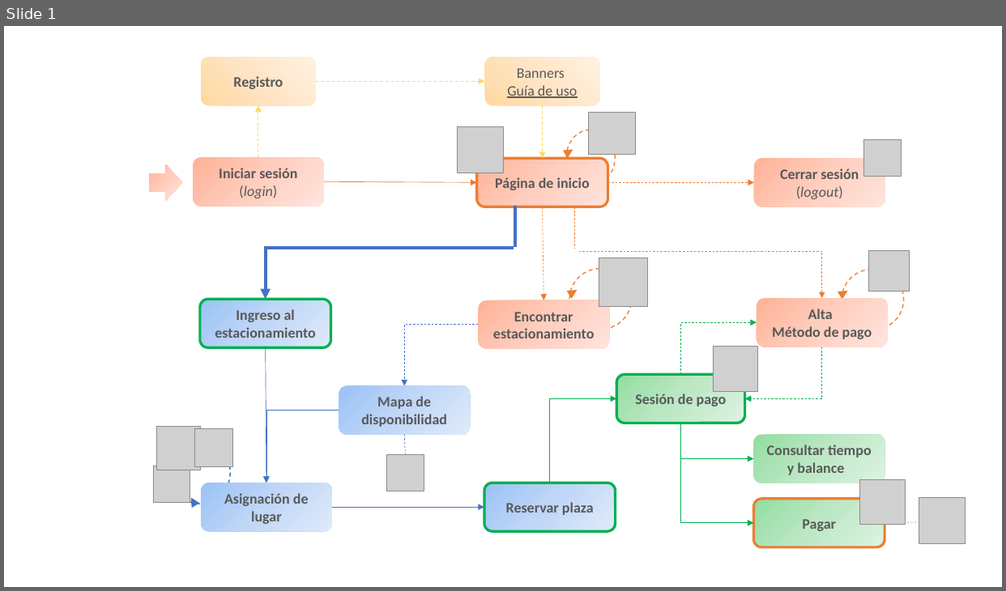
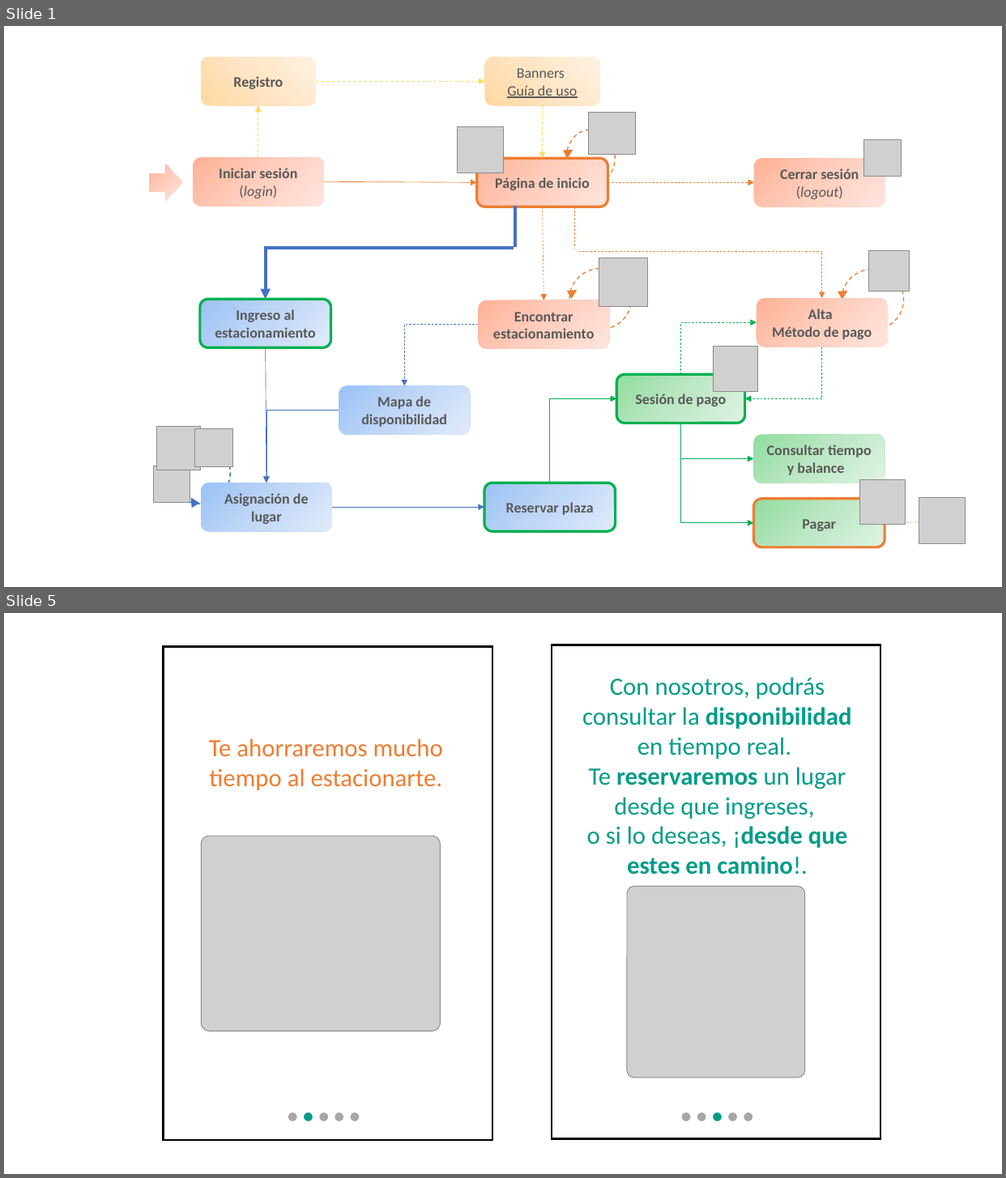
Before and after one commit to ajbeem/iotserver, a slide deck: documentation/MapaNavegacion.pptm. Shown one above the other, each under a label of ours: slide 1 before the commit, slides 1 and 5 after it; the slides between them are not shown. The pictures are 1006x591 and 1006x1178 pixels, drawn with LibreOffice and Linux fonts; fonts in the diff are those of the drawing; grey boxes stand for pictures. Boxes give left, top, right and bottom in pixels: in the first picture for what was removed or moved away, otherwise in the second. Text is boxed around its words. In the diff, an @@ line names an element or a change of style, - is before the commit and + after.

```diff
--- a/documentation/MapaNavegacion.pptm
+++ b/documentation/MapaNavegacion.pptm
@@ slide 5 added at [4,613,1002,1174], background #FFFFFF @@
@@ rectangle added at [108,658,141,663], fill #FFFFFF @@
@@ rectangle added at [115,654,147,658], fill #FFFFFF @@
@@ rectangle added at [164,647,493,1141], fill #FFFFFF, outline #000000 1.75 pt @@
@@ rectangle added at [552,645,880,1139], fill #FFFFFF, outline #000000 1.75 pt @@
@@ rounded rectangle added at [554,648,881,1131], 24 pt, text #009C88 @@
+Con nosotros, podrás consultar la disponibilidad en tiempo real.
+Te reservaremos un lugar desde que ingreses,
+o si lo deseas, ¡desde que estes en camino!.
+● ● ● ● ●
@@ rectangle added at [108,669,141,674], fill #FFFFFF @@
@@ rectangle added at [108,680,141,685], fill #FFFFFF @@
@@ rectangle added at [115,666,147,670], fill #FFFFFF @@
@@ rectangle added at [115,677,147,682], fill #FFFFFF @@
@@ text added at [209,739,443,790], 24 pt, text #ED7D31 @@
+Te ahorraremos mucho tiempo al estacionarte.
+● ● ● ● ●
@@ picture added at [201,836,440,1032] @@
@@ picture added at [627,886,805,1078] @@
@@ picture added at [638,1043,681,1078] @@
@@ slide 1 changed as well @@
@@ line removed from (404, 435) to (405, 455) @@
@@ picture removed at [387,455,424,492] @@
```
Also in this commit, not shown: 6 other slides changed, 11 other slides added.
